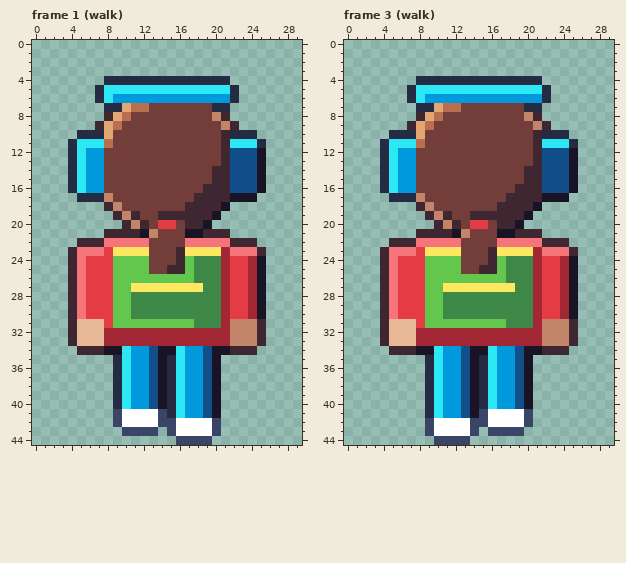
Edited in one commit: pixel-art file (art/ambient/ambient-pedestrian-back@62.aseprite). Above is the file before it was changed.
30x45 pixels, 4 frames. Shown: frame 1 (walk), frame 3 (walk).
Now the later version:
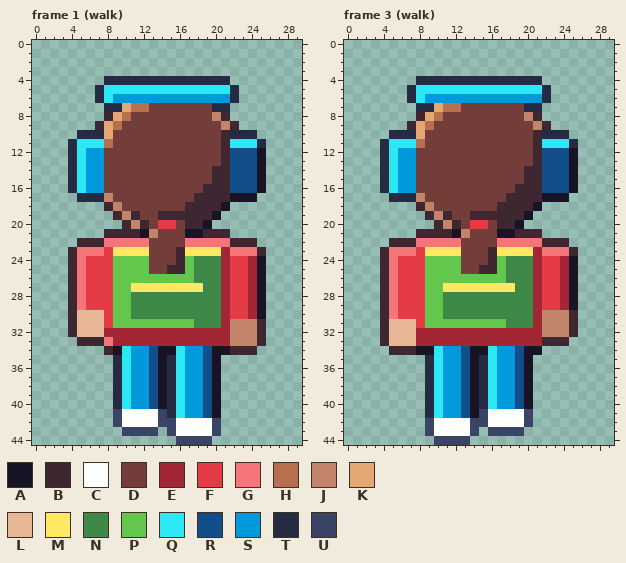
Palette (. is transparent): A #181425  B #3e2731  C #ffffff  D #733e39  E #a22633  F #e43b44  G #f6757a  H #b86f50  J #c28569  K #e4a672  L #e8b796  M #fee761  N #3e8948  P #63c74d  Q #2ce8f5  R #124e89  S #0099db  T #262b44  U #3a4466
The edit:
--- frame 1 (walk)
@@ x 2..10 @@
 29 ..BGFFFPP
-30 ..BGFFFPP
+30 ..BLLLFPP
 31 ..BLLLFPP
 32 ..BLLLEEE
-33 ..BLLLEEE
-34 ...BBBAAQ
+33 ...BBBGEE
+34 ......BAQ
 35 .......TQ
--- frame 3 (walk)
@@ x 20..27 @@
 29 NEFFEA..
-30 NEFFEA..
+30 NEJJJB..
 31 NEJJJB..
 32 EEJJJB..
-33 EEJJJB..
-34 AABBB...
+33 EEBBB...
+34 AA......
 35 A.......
